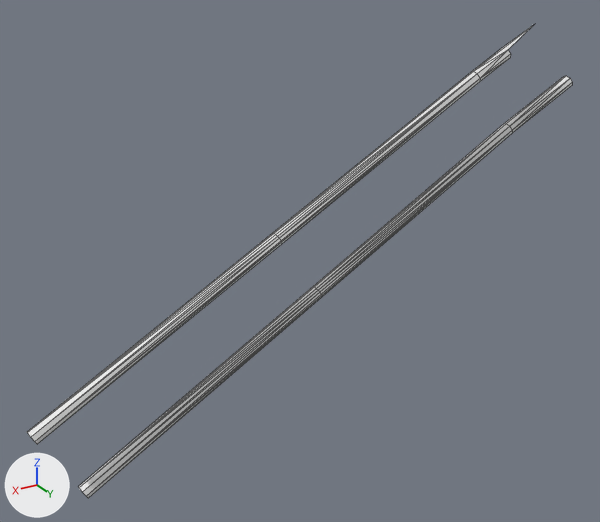
Two versions of the OBJ model aztecquest-dev/gameitems/Primitive.LM_inserts_L07_Parts.obj, one commit apart.
Before and after are seen from a camera (50 mm lens) standing at (113.0, 379.0, -380.0) and looking at (-92.0, 37.0, -551.0). Arrows for +X, +Y and +Z are at lower left; the lights stay in place. Mesh edges are drawn as thin lines. Where no turn or scale is listed for an object, it has been applied to the vertices. Vertices at the same position are counted once.

The scene before the commit, as lines of its bpy script (objects in view):
```python
me_lm_inserts_l07_parts = bpy.data.meshes.new('LM_inserts_L07_Parts')
me_lm_inserts_l07_parts.from_pydata(...)  # 48 vertices, 64 faces; spans x -282.0..58.0, y 31.0..57.0, z -638.0..-442.0
ob_lm_inserts_l07_parts = bpy.data.objects.new('LM_inserts_L07_Parts', me_lm_inserts_l07_parts)
ob_lm_inserts_l07_parts.location = (0.0, 0.0, 0.0)
```
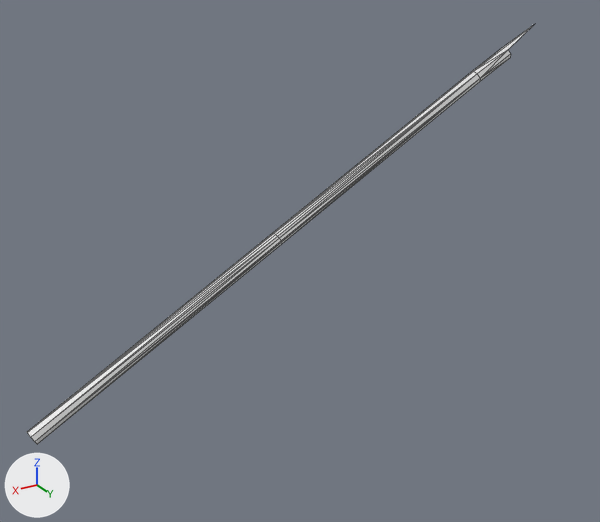
The newer file is also turned or shifted as a whole; pictures and numbers use the older file's frame.

The edits, one by one:
me_lm_inserts_l07_parts has 48 vertices, 64 faces and spans x -282.0..58.0, y 31.0..57.0, z -638.0..-442.0.
me_lm_inserts_l07_parts is used by ob_lm_inserts_l07_parts; location (0.0, 0.0, 0.0).
me_lm_inserts_l07_parts part 1: the loose piece of 24 vertices spanning x -282.0..39.0, y 31.0..57.0, z -638.0..-474.0 is deleted.

Boxes [x1, y1, x2, y2] around the edits, measured in the pictures (600 x 522 px):
'LM_inserts_L07_Parts', reshaped (7% narrower, 11% shorter)
    before: [27, 26, 572, 498]
    after: [27, 26, 532, 444]
part 1 of me_lm_inserts_l07_parts, deleted
    before: [78, 76, 572, 498]
